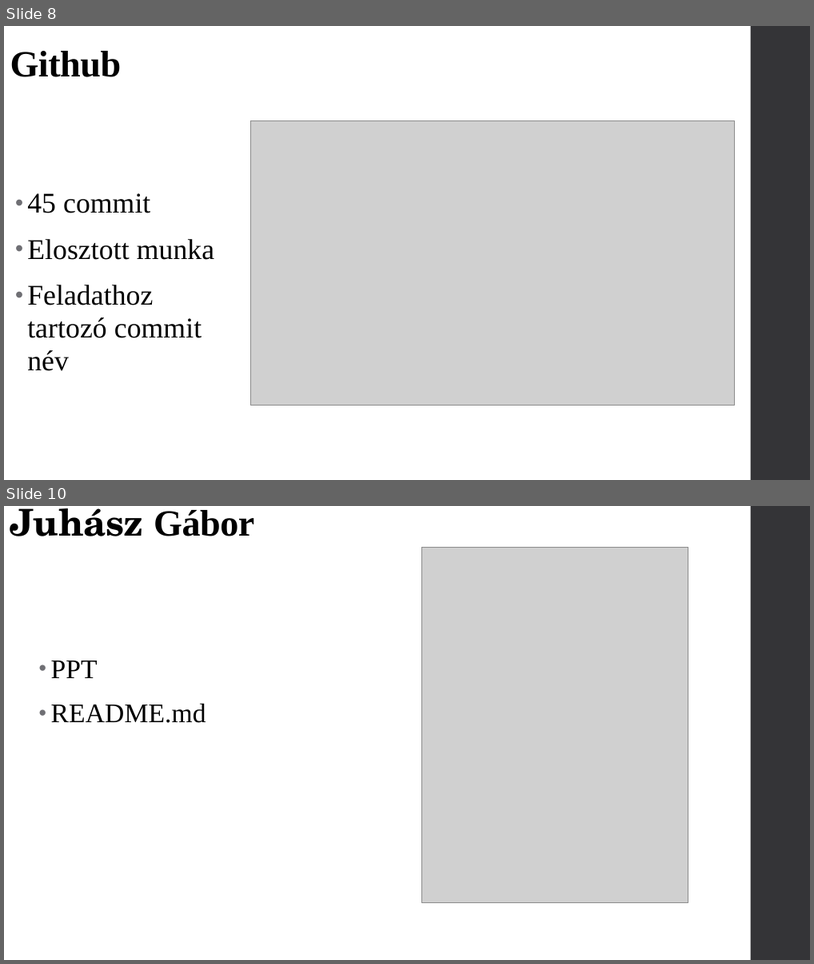
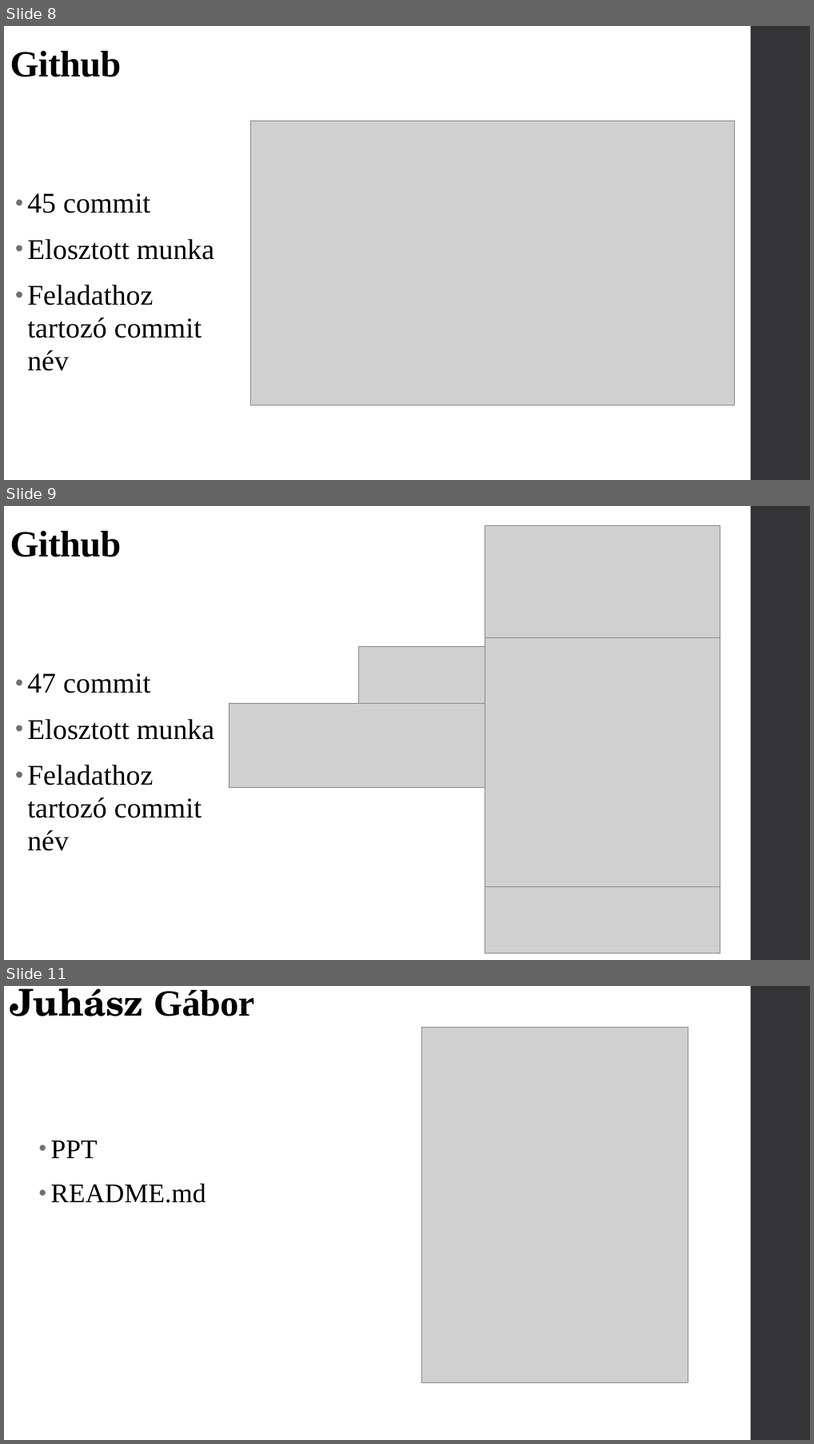
Before and after one commit to OsziMisi/Turros-elelmiszerlanc, a slide deck: Projekt.pptx. Shown one above the other, each under a label of ours: slides 8 and 10 before the commit, slides 8, 9 and 11 after it; the slides between them are not shown. The pictures are 814x964 and 814x1444 pixels, drawn with LibreOffice and Linux fonts; fonts in the diff are those of the drawing; grey boxes stand for pictures. Boxes give left, top, right and bottom in pixels: in the first picture for what was removed or moved away, otherwise in the second. Text is boxed around its words. In the diff, an @@ line names an element or a change of style, - is before the commit and + after.

Commit message:
final final ppt

```diff
--- a/Projekt.pptx
+++ b/Projekt.pptx
@@ slide 9 added at (x1=4, y1=506, x2=810, y2=960), background #FFFFFF; not listed: 1 template element that a slide beside it also shows @@
@@ picture added at (x1=485, y1=525, x2=721, y2=637) @@
@@ title added at (x1=10, y1=531, x2=122, y2=557), 44 pt, text #000000, bold @@
+Github
@@ picture added at (x1=358, y1=646, x2=485, y2=704) @@
@@ picture added at (x1=485, y1=638, x2=721, y2=887) @@
@@ text added at (x1=27, y1=673, x2=214, y2=851), 34 pt, text #000000 @@
+• 47 commit
+• Elosztott munka
+• Feladathoz tartozó commit név
@@ picture added at (x1=229, y1=703, x2=485, y2=788) @@
@@ picture added at (x1=485, y1=887, x2=721, y2=952) @@
@@ what was slide 10 is now slide 11 @@
```
Also in this commit, not shown: 2 slides changed.
